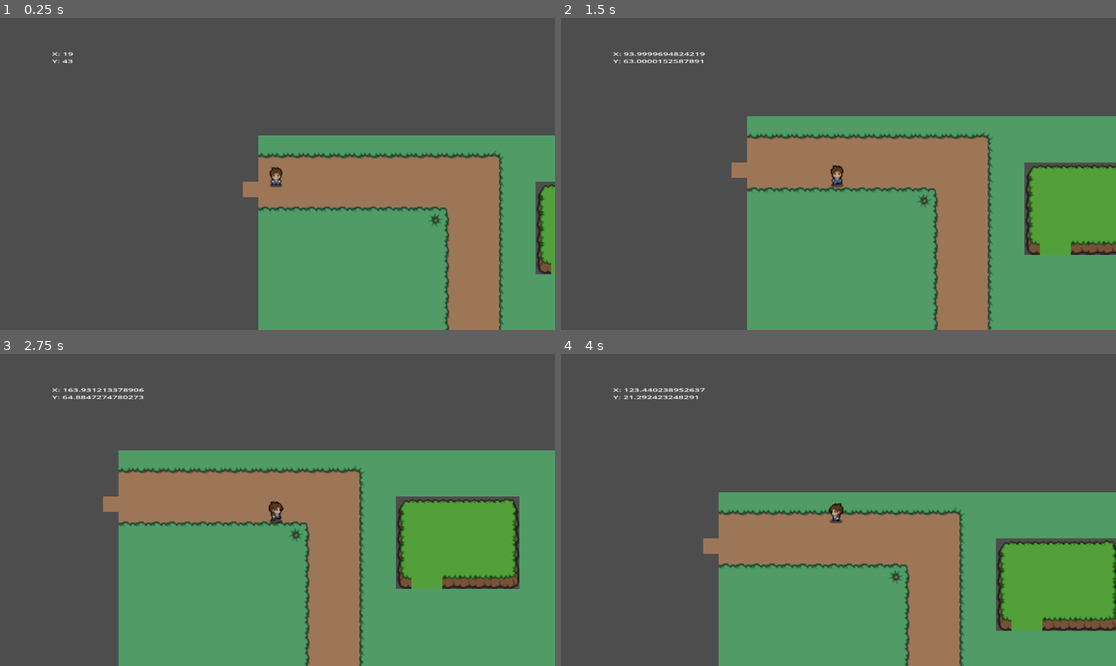
Above: before the commit, frames 1-4 (two rows, left to right).
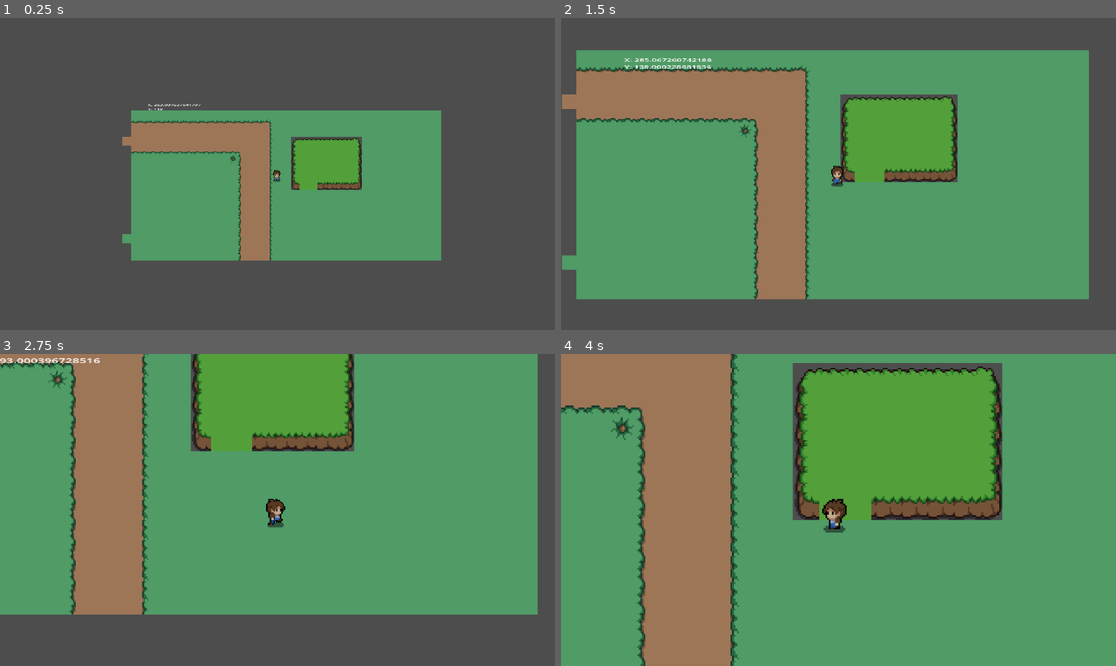
Above: after the commit, the same moments.

Repository: mzztin/PrototypSWE
Game: Godot game, scene res://scenes/hub.tscn
Same seed, same stepped clock (60 frames per second), same inputs: the game is played once before the commit and once after it. This scene is started directly instead of the project's main scene.
Inputs:
- Up to frame 1 (0.25 s): no input
- Up to frame 2 (1.5 s): hold D (right) 0.53-1.28 s; hold S (down) from 1.28 s (still down)
- Up to frame 3 (2.75 s): release S (down) at 2.03 s; hold D (right) from 2.03 s (still down)
- Up to frame 4 (4 s): release D (right) at 2.78 s; hold W (up) 2.78-3.53 s; hold A (left) from 3.53 s (still down)

The runs differ from the first frame. In frame 1, 40% of the frame differs, in the area x 9-100%, y 10-100%; in frame 2, 66%; in frame 3, 74%; in frame 4, 80%, in the area x 0-100%, y 0-100%.

Commit message:
map feature

Diff:
--- a/project.godot
+++ b/project.godot
@@ -51,3 +51,7 @@
 "events": [Object(InputEventKey,"resource_local_to_scene":false,"resource_name":"","device":-1,"window_id":0,"alt_pressed":false,"shift_pressed":false,"ctrl_pressed":false,"meta_pressed":false,"pressed":false,"keycode":0,"physical_keycode":77,"key_label":0,"unicode":109,"echo":false,"script":null)
 ]
 }
+
+[rendering]
+
+textures/canvas_textures/default_texture_filter=3
--- a/scenes/hub.tscn
+++ b/scenes/hub.tscn
@@ -1,11 +1,13 @@
-[gd_scene load_steps=12 format=3 uid="uid://draq5kgt37s4r"]
-
+[gd_scene load_steps=14 format=3 uid="uid://draq5kgt37s4r"]
+
+[ext_resource type="Script" path="res://scripts/hub.gd" id="1_45dpl"]
 [ext_resource type="Texture2D" uid="uid://dopyy6v1p0hw3" path="res://assets/mystic_woods/objects/objects.png" id="1_jkph0"]
 [ext_resource type="PackedScene" uid="uid://dbvlqa001mvt7" path="res://scenes/escape_menu.tscn" id="1_nkggy"]
 [ext_resource type="Texture2D" uid="uid://ubj16km84u8r" path="res://assets/mystic_woods/tilesets/fences.png" id="2_puif2"]
 [ext_resource type="Texture2D" uid="uid://cja7wnr7kq761" path="res://assets/mystic_woods/tilesets/plains.png" id="3_wv4mn"]
 [ext_resource type="Texture2D" uid="uid://nha5pu78u4os" path="res://assets/mystic_woods/tilesets/grass.png" id="4_amnvt"]
 [ext_resource type="PackedScene" uid="uid://b5dwdcak720n0" path="res://scenes/player.tscn" id="5_kn52a"]
+[ext_resource type="PackedScene" uid="uid://bjul6t0yxe2ru" path="res://scenes/map_viewer.tscn" id="7_vbmjt"]
 
 [sub_resource type="TileSetAtlasSource" id="TileSetAtlasSource_pb4mw"]
 texture = ExtResource("1_jkph0")
@@ -337,6 +339,11 @@
 sources/5 = SubResource("TileSetAtlasSource_v0cwd")
 
 [node name="Hub" type="Node2D"]
+script = ExtResource("1_45dpl")
+
+[node name="MapView" parent="." instance=ExtResource("7_vbmjt")]
+position = Vector2(314, 109)
+scale = Vector2(1, 0.977321)
 
 [node name="TileMap" type="TileMap" parent="."]
 position = Vector2(0, 1)
@@ -347,10 +354,11 @@
 layer_0/tile_data = PackedInt32Array(0, 5, 0, 1, 5, 0, 2, 5, 0, 3, 5, 0, 4, 5, 0, 5, 5, 0, 6, 5, 0, 7, 5, 0, 8, 5, 0, 9 …(8912 unchanged characters)…
 
 [node name="Player" parent="." instance=ExtResource("5_kn52a")]
-position = Vector2(19, 43)
+position = Vector2(259, 118)
 scale = Vector2(1, 0.977321)
 
 [node name="EscapeMenu" parent="Player" instance=ExtResource("1_nkggy")]
+visible = false
 anchors_preset = 0
 anchor_right = 0.0
 anchor_bottom = 0.0
--- a/scenes/MapView.tscn
+++ b/scenes/map_viewer.tscn
@@ -2,7 +2,7 @@
 
 [ext_resource type="Script" path="res://scripts/map_view.gd" id="1_6wwvo"]
 
-[node name="MapView" type="Node2D"]
+[node name="MapViewer" type="Node2D"]
 script = ExtResource("1_6wwvo")
 
 [node name="Camera2D" type="Camera2D" parent="."]
--- a/scripts/escape_menu.gd
+++ b/scripts/escape_menu.gd
@@ -8,7 +8,6 @@
 
 # Called every frame. 'delta' is the elapsed time since the previous frame.
 func _process(delta):
-	print(PlayerVariables.immobile)
 	handle_input()
 
 func handle_input():
--- /dev/null
+++ b/scripts/hub.gd
@@ -0,0 +1,22 @@
+extends Node2D
+
+
+# Called when the node enters the scene tree for the first time.
+func _ready():
+	pass # Replace with function body.
+
+
+# Called every frame. 'delta' is the elapsed time since the previous frame.
+func _process(delta):
+	handle_map_input()
+	handle_camera()
+
+func handle_map_input():
+	if Input.is_action_just_pressed("map"):
+		PlayerVariables.map_option = !PlayerVariables.map_option
+
+func handle_camera():
+	if PlayerVariables.map_option:
+		$MapView/Camera2D.make_current()
+	else:
+		$Player/Camera2D.make_current()
--- a/scripts/map_view.gd
+++ b/scripts/map_view.gd
@@ -1,6 +1,8 @@
 extends Node2D
 
 @onready var camera = $Camera2D
+
+var target_position = Vector2(0, 0)
 
 # Called when the node enters the scene tree for the first time.
 func _ready():
@@ -8,4 +10,5 @@
 
 # Called every frame. 'delta' is the elapsed time since the previous frame.
 func _process(delta):
-	pass
+	if target_position:
+		position = position.lerp(target_position, 1)
--- a/scripts/player.gd
+++ b/scripts/player.gd
@@ -18,9 +18,8 @@
 
 func _process(delta):
 	handle_escape()
-	handle_map_input()
-	handle_map()
 	update_developer_information()
+	handle_fov()
 
 func player_movement(delta):
 	if get_node("/root/PlayerVariables").immobile == true:
@@ -90,15 +89,12 @@
 		else:
 			anim.play("down_idle")
 
-func handle_map_input():
-	if Input.is_action_just_pressed("map"):
-		minimap = !minimap
-
-func handle_map():
-	if !minimap:
-		$Camera2D.make_current()
-
 func update_developer_information():
 	var monitor_value = Callable(self, "get_monitor_value")
 	var format_string = "X: %s\nY: %s"
 	$Camera2D/DeveloperInformation.text = format_string % [position.x, position.y]
+
+func handle_fov():
+	PlayerVariables.field_of_view += 0.01
+	var field_of_view = PlayerVariables.field_of_view
+	$Camera2D.zoom = Vector2(1 * field_of_view, 1 * field_of_view)
--- a/scripts/player_variables.gd
+++ b/scripts/player_variables.gd
@@ -1,6 +1,11 @@
 extends Node
+
+var field_of_view = 1
 
 var current_level = 0
 var hp: int = 100
 var immobile: bool = false
 var inventory = []
+
+var current_map_size = Vector2(600, 600)
+var map_option = false
